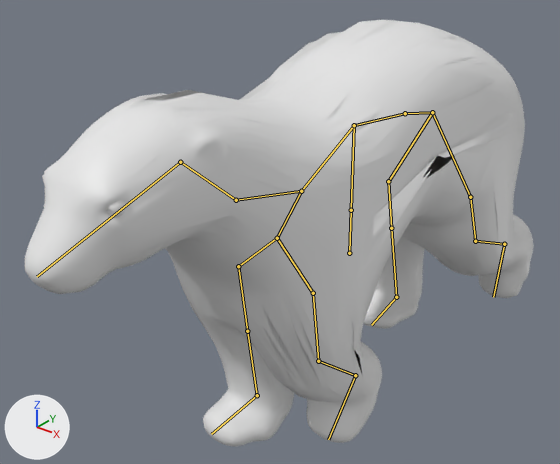
What one commit did to the Blender file src/assets/models/bear.blend.
Both versions are drawn from a 50 mm camera at (7.68, -11.92, 7.19) aimed at (-0.97, -1.11, 0.49). Every picture has the same lights, and +X, +Y and +Z are marked at lower left. Both versions are drawn at frame 15 of the action 'walk'; the numbers are the values there. The bones that bend it are drawn over the model as lines. Materials are left out; every surface is plain grey.

Names of what the first picture shows: 'body', 'eyes'.
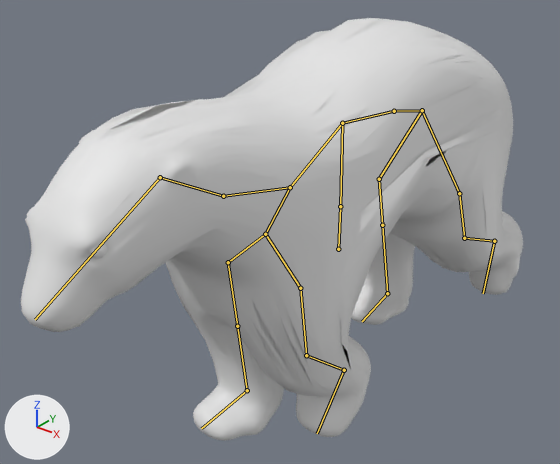
Where the change shows, as pixel boxes (x1, y1, x2, y2) in the pictures (560 x 464 px):
'body', posed
    before: (25, 20, 534, 447)
    after: (21, 18, 523, 441)
bone 'Bone', root to tip
    before: (349, 253) to (351, 210)
    after: (338, 249) to (340, 206)
bone 'Bone.004', root to tip
    before: (236, 200) to (180, 162)
    after: (223, 196) to (160, 177)

Diff of the bpy script that builds the scene:
```diff
--- a/src/assets/models/bear.blend.py
+++ b/src/assets/models/bear.blend.py
@@ bone_bone @@
 bone_bone = bpy.data.objects['bear'].pose.bones['Bone']
-bone_bone.location = (-0.34, 0.43, 0.0)
+bone_bone.location = (-0.61, 0.43, 0.0)
@@ bone_bone_004 @@
 bone_bone_004 = bpy.data.objects['bear'].pose.bones['Bone.004']  # child of 'Bone.003'
-bone_bone_004.rotation_quaternion = (0.993, 0.116, 0.0, 0.0)  # degrees (13, 0, 0)
+bone_bone_004.rotation_quaternion = (1.0, 0.015, 0.0, 0.0)  # degrees (2, 0, 0)
```
